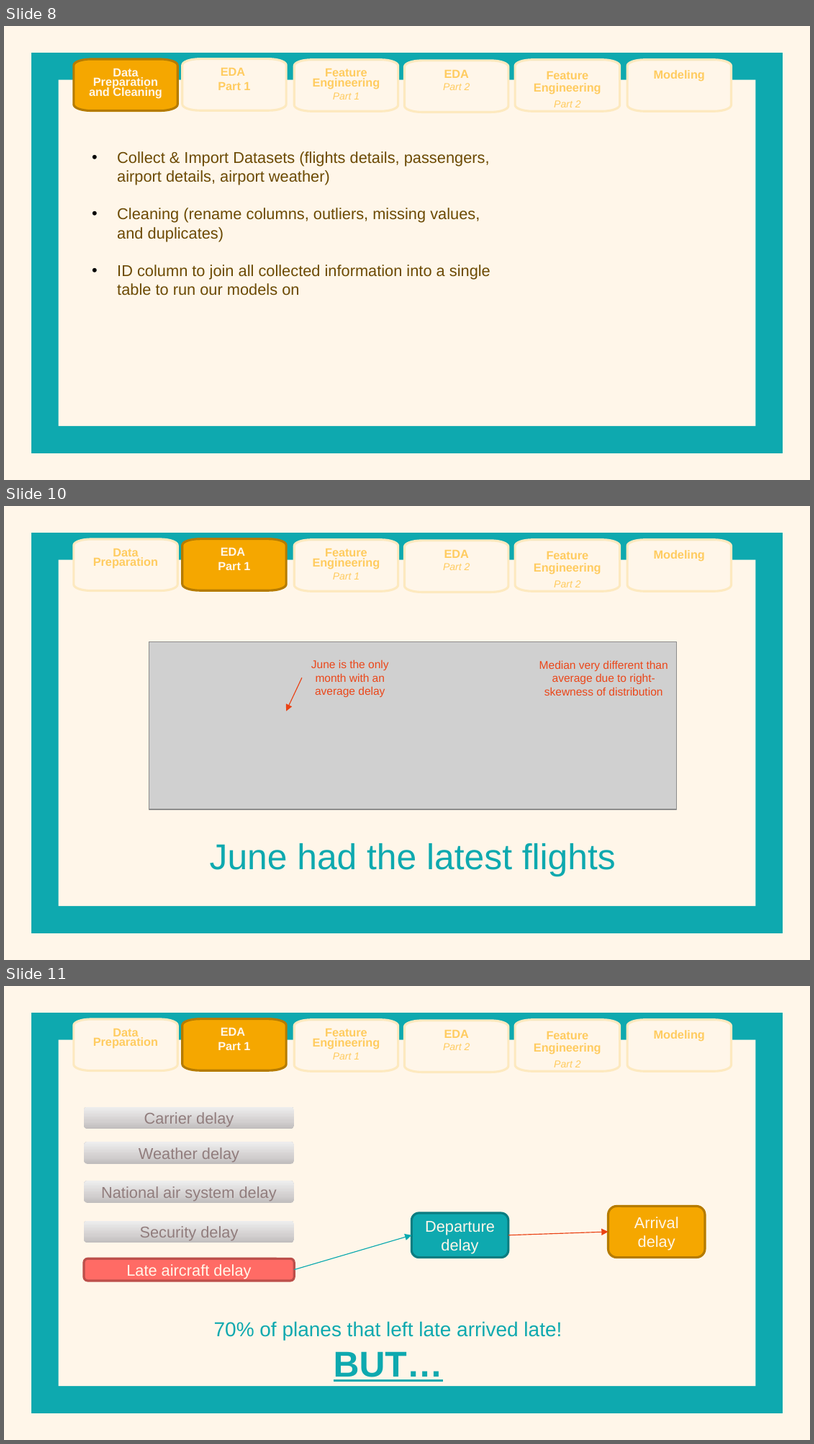
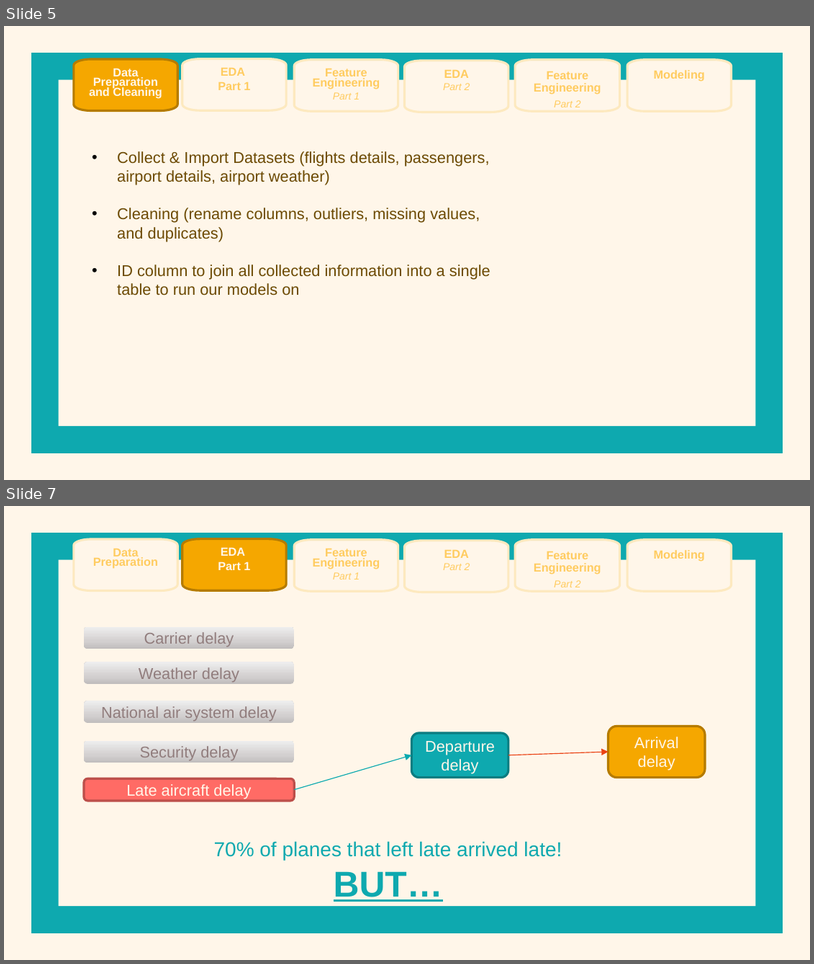
Before and after one commit to 538455/LHL_MidTermProject-Flight-Delay-Predictions, a slide deck: Supporting Documents/Presentation.pptx. Shown one above the other, each under a label of ours: slides 8, 10 and 11 before the commit, slides 5 and 7 after it; the slides between them are not shown. The pictures are 814x1444 and 814x964 pixels, drawn with LibreOffice and Linux fonts; fonts in the diff are those of the drawing; grey boxes stand for pictures. Boxes give left, top, right and bottom in pixels: in the first picture for what was removed or moved away, otherwise in the second. Text is boxed around its words. In the diff, an @@ line names an element or a change of style, - is before the commit and + after.

```diff
--- a/Supporting Documents/Presentation.pptx
+++ b/Supporting Documents/Presentation.pptx
@@ slide 10 removed at bbox=[4, 506, 810, 960], background #FFF6E9; not listed: 2 template elements that a slide beside it also shows @@
@@ freeform shape removed at bbox=[73, 539, 178, 591] @@
-Data Preparation
@@ freeform shape removed at bbox=[183, 539, 286, 591] @@
-EDA
-Part 1
@@ freeform shape removed at bbox=[294, 540, 399, 592] @@
-Feature Engineering
-Part 1
@@ freeform shape removed at bbox=[405, 541, 509, 592] @@
-EDA
-Part 2
@@ freeform shape removed at bbox=[515, 540, 620, 592] @@
-Feature Engineering
-Part 2
@@ freeform shape removed at bbox=[628, 540, 731, 592] @@
-Modeling
@@ picture removed at bbox=[149, 641, 677, 809] @@
@@ arrow removed from (302, 678) to (286, 710) @@
@@ text removed at bbox=[311, 659, 388, 697] @@
-June is the only month with an average delay
@@ text removed at bbox=[540, 660, 669, 695] @@
-Median very different than average due to right-skewness of distribution
@@ text removed at bbox=[210, 843, 616, 876] @@
-June had the latest flights
@@ what was slide 8 is now slide 5 @@
@@ what was slide 11 is now slide 7 @@
```
Also in this commit, not shown: 2 slides changed, 5 other slides removed, 5 other files.
